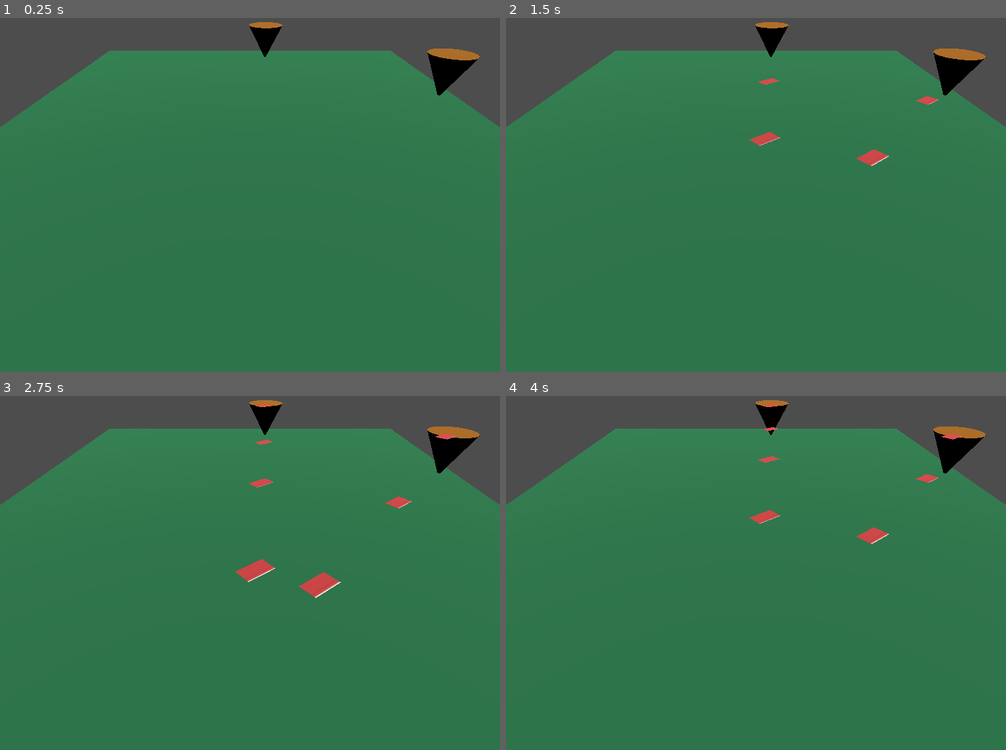
Above: before the commit, frames 1-4 (two rows, left to right).
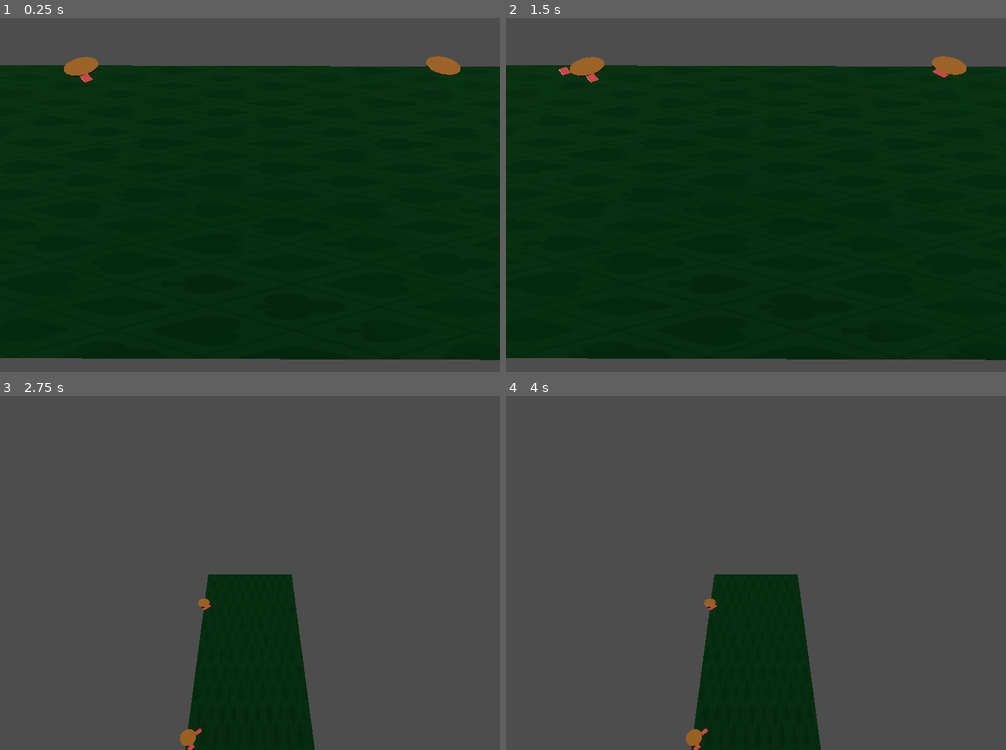
Above: after the commit, the same moments.

Repository: marc-mouallem/poker3DSample
Game: Godot game, scene res://main.tscn
Two runs of this game, one before a commit and one after it. Both use one fixed random seed, a clock stepped at 60 frames per second and the inputs below.
Inputs:
- Up to frame 1 (0.25 s): no input
- Up to frame 2 (1.5 s): tap Enter at 0.5 s
- Up to frame 3 (2.75 s): no input
- Up to frame 4 (4 s): no input

The runs differ from the first frame. In frame 1, 90% of the frame differs, in the area x 0-100%, y 1-100%; in frame 2, 90%; in frame 3, 87%; in frame 4, 87%.

Commit message:
added dealing ability

Diff:
--- a/card.gd
+++ b/card.gd
@@ -1,10 +1,10 @@
 extends CharacterBody3D
 
 
-@export var dealing_speed = 1.3
+@export var dealing_speed = 0.3
 
 func _physics_process(_delta):
-	move_and_slide()
+	move_and_collide(velocity)
 
 
 func initialize(start_position, player_position):
@@ -14,3 +14,7 @@
 
 func _on_visible_on_screen_notifier_3d_screen_exited():
 	queue_free()
+
+
+func _on_ready() -> void:
+	$CardSound.play()
--- a/card.tscn
+++ b/card.tscn
@@ -1,17 +1,33 @@
-[gd_scene load_steps=10 format=3 uid="uid://bklyak805yc40"]
+[gd_scene load_steps=11 format=3 uid="uid://bklyak805yc40"]
 
 [ext_resource type="Script" path="res://card.gd" id="1_nee6d"]
 [ext_resource type="Texture2D" uid="uid://h07d2wjsymcr" path="res://assets/cards/card_back.png" id="1_xsmma"]
+[ext_resource type="AudioStream" uid="uid://7xf7ybsieof5" path="res://assets/sounds/card-sounds-35956.mp3" id="3_miibv"]
 
 [sub_resource type="BoxShape3D" id="BoxShape3D_awnwn"]
-size = Vector3(0.1, 0, 0.06)
+size = Vector3(0.1, 0.01, 0.06)
 
-[sub_resource type="StandardMaterial3D" id="StandardMaterial3D_h6epk"]
+[sub_resource type="StandardMaterial3D" id="StandardMaterial3D_tbcx0"]
 albedo_texture = ExtResource("1_xsmma")
 
-[sub_resource type="BoxMesh" id="BoxMesh_fxab8"]
-material = SubResource("StandardMaterial3D_h6epk")
-size = Vector3(0.1, 0, 0.06)
+[sub_resource type="BoxMesh" id="BoxMesh_8qc35"]
+material = SubResource("StandardMaterial3D_tbcx0")
+size = Vector3(0.1, 0.001, 0.06)
+
+[sub_resource type="Animation" id="Animation_cfb8v"]
+length = 0.001
+tracks/0/type = "value"
+tracks/0/imported = false
+tracks/0/enabled = true
+tracks/0/path = NodePath(".:rotation")
+tracks/0/interp = 1
+tracks/0/loop_wrap = true
+tracks/0/keys = {
+"times": PackedFloat32Array(0),
+"transitions": PackedFloat32Array(1),
+"update": 0,
+"values": [Vector3(0, -2.45976, 0)]
+}
 
 [sub_resource type="Animation" id="Animation_2rbfn"]
 resource_name = "bounce"
@@ -30,21 +46,6 @@
 "values": [Vector3(0, -2.45976, 0), Vector3(0, 1.74533, 0), Vector3(0, 1.74533, 0)]
 }
 
-[sub_resource type="Animation" id="Animation_cfb8v"]
-length = 0.001
-tracks/0/type = "value"
-tracks/0/imported = false
-tracks/0/enabled = true
-tracks/0/path = NodePath(".:rotation")
-tracks/0/interp = 1
-tracks/0/loop_wrap = true
-tracks/0/keys = {
-"times": PackedFloat32Array(0),
-"transitions": PackedFloat32Array(1),
-"update": 0,
-"values": [Vector3(0, -2.45976, 0)]
-}
-
 [sub_resource type="AnimationLibrary" id="AnimationLibrary_rc66i"]
 _data = {
 "RESET": SubResource("Animation_cfb8v"),
@@ -54,7 +55,7 @@
 [sub_resource type="AnimationRootNode" id="AnimationRootNode_43wek"]
 
 [node name="Card" type="CharacterBody3D"]
-transform = Transform3D(-0.776421, 0, -0.630215, 0, 1, 0, 0.630215, 0, -0.776421, 0, 0.00459101, 0)
+transform = Transform3D(-0.776419, 0, -0.630217, 0, 1, 0, 0.630217, 0, -0.776419, 0, 0.00459101, 0)
 collision_layer = 4
 collision_mask = 3
 script = ExtResource("1_nee6d")
@@ -63,7 +64,7 @@
 shape = SubResource("BoxShape3D_awnwn")
 
 [node name="MeshInstance3D" type="MeshInstance3D" parent="CollisionShape3D"]
-mesh = SubResource("BoxMesh_fxab8")
+mesh = SubResource("BoxMesh_8qc35")
 
 [node name="VisibleOnScreenNotifier3D" type="VisibleOnScreenNotifier3D" parent="."]
 
@@ -73,4 +74,8 @@
 }
 tree_root = SubResource("AnimationRootNode_43wek")
 
+[node name="CardSound" type="AudioStreamPlayer3D" parent="."]
+stream = ExtResource("3_miibv")
+
+[connection signal="ready" from="." to="." method="_on_ready"]
 [connection signal="screen_exited" from="VisibleOnScreenNotifier3D" to="." method="_on_visible_on_screen_notifier_3d_screen_exited"]
--- /dev/null
+++ b/globals.gd
@@ -0,0 +1 @@
+const card_number_per_player = 2
--- a/main.gd
+++ b/main.gd
@@ -1,26 +1,31 @@
 extends Node
 
 @export var card_scene: PackedScene
+var deal_card_audio = preload("res://assets/sounds/card-sounds-35956.mp3")
+
+
 
 # Called when the node enters the scene tree for the first time.
 func _ready() -> void:
-	pass # Replace with function body.
-
+	var card_spawn_location = get_node("Dealer/CardsPath/SpawnLocation")
+	var players = get_tree().get_nodes_in_group("Player")
+	for card_num in range(Globals.card_number_per_player):
+		card_spawn_location.position.z += card_num * 5
+		for player in players:
+			var card = card_scene.instantiate()
+			card.initialize(card_spawn_location.position, player.position)
+			add_child(card)
+			await get_tree().create_timer(0.6).timeout # Replace with function body.
+	transition_camera_to_player()
 
 # Called every frame. 'delta' is the elapsed time since the previous frame.
 func _process(delta: float) -> void:
 	pass
 
-
-func _on_dealing_timer_timeout() -> void:
-	var card_spawn_location = get_node("Dealer/CardsPath/SpawnLocation")
-	var player1_position = $Player.position
-	var player2_position = $Player2.position
-	var card = card_scene.instantiate()
-	var card2 = card_scene.instantiate()
-	card.initialize(card_spawn_location.position, player1_position)
-	card2.initialize(card_spawn_location.position, player2_position)
-	var timer := Timer.new()
-	add_child(timer)
-	add_child(card)
-	add_child(card2)
+func transition_camera_to_player():
+	$CameraPivot/Camera3D.position.x = 0
+	$CameraPivot/Camera3D.position.y = 5.531
+	$CameraPivot/Camera3D.position.z = 3
+	$CameraPivot/Camera3D.rotation.x = -95
+	$CameraPivot/Camera3D.rotation.y = 0
+	$CameraPivot/Camera3D.rotation.z = 0
--- a/main.tscn
+++ b/main.tscn
@@ -1,7 +1,8 @@
-[gd_scene load_steps=12 format=3 uid="uid://bbylliuhih2vo"]
+[gd_scene load_steps=13 format=3 uid="uid://bbylliuhih2vo"]
 
 [ext_resource type="Script" path="res://main.gd" id="1_4g5et"]
 [ext_resource type="PackedScene" uid="uid://bklyak805yc40" path="res://card.tscn" id="1_bc6vl"]
+[ext_resource type="Texture2D" uid="uid://bjki226suldru" path="res://assets/9999520.jpg" id="3_ku1hb"]
 [ext_resource type="PackedScene" uid="uid://dh5bstm3moq7n" path="res://player.tscn" id="3_rwwg0"]
 
 [sub_resource type="PhysicsMaterial" id="PhysicsMaterial_71isk"]
@@ -11,14 +12,16 @@
 absorbent = true
 
 [sub_resource type="BoxShape3D" id="BoxShape3D_mkjvc"]
-size = Vector3(1, 0, 1)
+size = Vector3(2, 0, 4)
 
-[sub_resource type="StandardMaterial3D" id="StandardMaterial3D_0vhkl"]
-albedo_color = Color(0.142321, 0.442634, 0.268188, 1)
+[sub_resource type="ORMMaterial3D" id="ORMMaterial3D_qpahb"]
+resource_local_to_scene = true
+albedo_texture = ExtResource("3_ku1hb")
 
-[sub_resource type="BoxMesh" id="BoxMesh_hftru"]
-material = SubResource("StandardMaterial3D_0vhkl")
-size = Vector3(3, 0, 6)
+[sub_resource type="QuadMesh" id="QuadMesh_14tjy"]
+material = SubResource("ORMMaterial3D_qpahb")
+size = Vector2(2, 5)
+orientation = 1
 
 [sub_resource type="CylinderMesh" id="CylinderMesh_rerl8"]
 top_radius = 0.05
@@ -41,23 +44,22 @@
 physics_material_override = SubResource("PhysicsMaterial_71isk")
 
 [node name="CollisionShape3D" type="CollisionShape3D" parent="StaticBody3D"]
-transform = Transform3D(1, 0, 0, 0, 1, 0, 0, 0, 1, 0, -0.3, 0)
 shape = SubResource("BoxShape3D_mkjvc")
 
 [node name="MeshInstance3D" type="MeshInstance3D" parent="StaticBody3D/CollisionShape3D"]
-mesh = SubResource("BoxMesh_hftru")
+mesh = SubResource("QuadMesh_14tjy")
 
 [node name="CameraPivot" type="Marker3D" parent="."]
 
 [node name="Camera3D" type="Camera3D" parent="CameraPivot"]
-transform = Transform3D(1, 0, 0, 0, 0.813649, 0.581356, 0, -0.581356, 0.813649, 0, 0.552777, 0.672805)
+transform = Transform3D(-0.00274696, -0.78693, 0.617036, 0.00215386, 0.617032, 0.786935, -0.999994, 0.00349069, -2.69715e-08, 1.24138, 1.39108, -0.139467)
 fov = 60.0
 
 [node name="DirectionalLight3D" type="DirectionalLight3D" parent="."]
 transform = Transform3D(1, 0, 0, 0, 0.18136, 0.983417, 0, -0.983417, 0.18136, 0, 0.86697, 0)
 
 [node name="Dealer" type="MeshInstance3D" parent="."]
-transform = Transform3D(1, 0, 0, 0, 1, 0, 0, 0, 1, 0, 0, 0.547388)
+transform = Transform3D(1, 0, 0, 0, 1, 0, 0, 0, 1, 0, -0.288981, 0.547388)
 mesh = SubResource("CylinderMesh_rerl8")
 skin = SubResource("Skin_2sydc")
 surface_material_override/0 = SubResource("StandardMaterial3D_swh05")
@@ -67,16 +69,10 @@
 curve = SubResource("Curve3D_hh3i6")
 
 [node name="SpawnLocation" type="PathFollow3D" parent="Dealer/CardsPath"]
-transform = Transform3D(1, 0, 0, 0, 1, 0, 0, 0, 1, 0, 0, 0.238042)
+transform = Transform3D(1, 0, 0, 0, 1, 0, 0, 0, 1, 0.826, 0.001, 0.12)
 
-[node name="DealingTimer" type="Timer" parent="."]
-wait_time = 0.5
-autostart = true
+[node name="Player1" parent="." groups=["Player"] instance=ExtResource("3_rwwg0")]
+transform = Transform3D(0.25, 0, 0, 0, 0.25, 0, 0, 0, 0.25, -0.979247, 0.0188529, 1.14249)
 
-[node name="Player" parent="." instance=ExtResource("3_rwwg0")]
-transform = Transform3D(0.25, 0, 0, 0, 0.25, 0, 0, 0, 0.25, 1.08402, 0, -1.14434)
-
-[node name="Player2" parent="." instance=ExtResource("3_rwwg0")]
-transform = Transform3D(0.25, 0, 0, 0, 0.25, 0, 0, 0, 0.25, 0.117361, 0, -1.99396)
-
-[connection signal="timeout" from="DealingTimer" to="." method="_on_dealing_timer_timeout"]
+[node name="Player2" parent="." groups=["Player"] instance=ExtResource("3_rwwg0")]
+transform = Transform3D(0.25, 0, 0, 0, 0.25, 0, 0, 0, 0.25, -1.01539, 0.0141901, -1.61515)
--- a/player.tscn
+++ b/player.tscn
@@ -19,6 +19,7 @@
 shape = SubResource("CylinderShape3D_7msbq")
 
 [node name="MeshInstance3D" type="MeshInstance3D" parent="CollisionShape3D"]
+transform = Transform3D(1, 0, 0, 0, 1, 0, 0, 0, 1, 0, -0.5, 0)
 mesh = SubResource("CylinderMesh_wbvlk")
 
 [node name="RemoteTransform3D" type="RemoteTransform3D" parent="."]
--- a/project.godot
+++ b/project.godot
@@ -15,6 +15,10 @@
 config/features=PackedStringArray("4.3", "Mobile")
 config/icon="res://icon.svg"
 
+[autoload]
+
+Globals="*res://globals.gd"
+
 [display]
 
 window/size/viewport_width=720
--- /dev/null
+++ b/tablecloth.tscn
@@ -0,0 +1,11 @@
+[gd_scene load_steps=2 format=3 uid="uid://cdvndo8r3s14r"]
+
+[ext_resource type="Texture2D" uid="uid://dq5ai1l0ai5hx" path="res://assets/tablecloth.jpg" id="1_85lb8"]
+
+[node name="tablecloth" type="Node2D"]
+
+[node name="Polygon2D" type="Polygon2D" parent="."]
+position = Vector2(0, 2)
+texture = ExtResource("1_85lb8")
+polygon = PackedVector2Array(135.558, 51.1627, 163, 44.186, 179.745, 44.186, 351.838, 43.7208, 475.093, 44.6511, 498.814, 48.372, 522.07, 56.7441, 548.582, 73.4883, 572.303, 96.7441, 590.442, 125.581, 604.396, 162.325, 603, 192.093, 596.024, 228.372, 576.489, 259.07, 551.372, 285.116, 515.093, 306.512, 480.21, 314.419, 403.931, 315.349, 202.535, 316.279, 159.279, 314.419, 125.326, 305.581, 89.512, 280.93, 63.4655, 249.302, 46.7213, 208.372, 43.9306, 170.232, 54.6283, 128.837, 77.8841, 91.6278, 103.931, 67.9069, 123.465, 56.279)
+uv = PackedVector2Array(135.558, 51.1627, 163, 44.186, 179.745, 44.186, 351.838, 43.7208, 475.093, 44.6511, 498.814, 48.372, 522.07, 56.7441, 548.582, 73.4883, 572.303, 96.7441, 590.442, 125.581, 601.605, 166.046, 601.14, 192.558, 593.698, 226.512, 576.489, 259.07, 551.372, 285.116, 515.093, 306.512, 480.21, 314.419, 403.931, 315.349, 202.535, 316.279, 159.279, 314.419, 125.326, 305.581, 89.512, 280.93, 63.4655, 249.302, 46.7213, 208.372, 43.9306, 170.232, 54.6283, 128.837, 77.8841, 91.6278, 103.931, 67.9069, 123.465, 56.279)
Binary file added: assets/9999520.jpg
Not shown, added: assets/9999520.jpg.import
Not shown, added: assets/sounds/card-sounds-35956.mp3.import
Not shown, added: assets/tablecloth.jpg.import
Not shown, added: assets/sounds/card-sounds-35956.mp3
